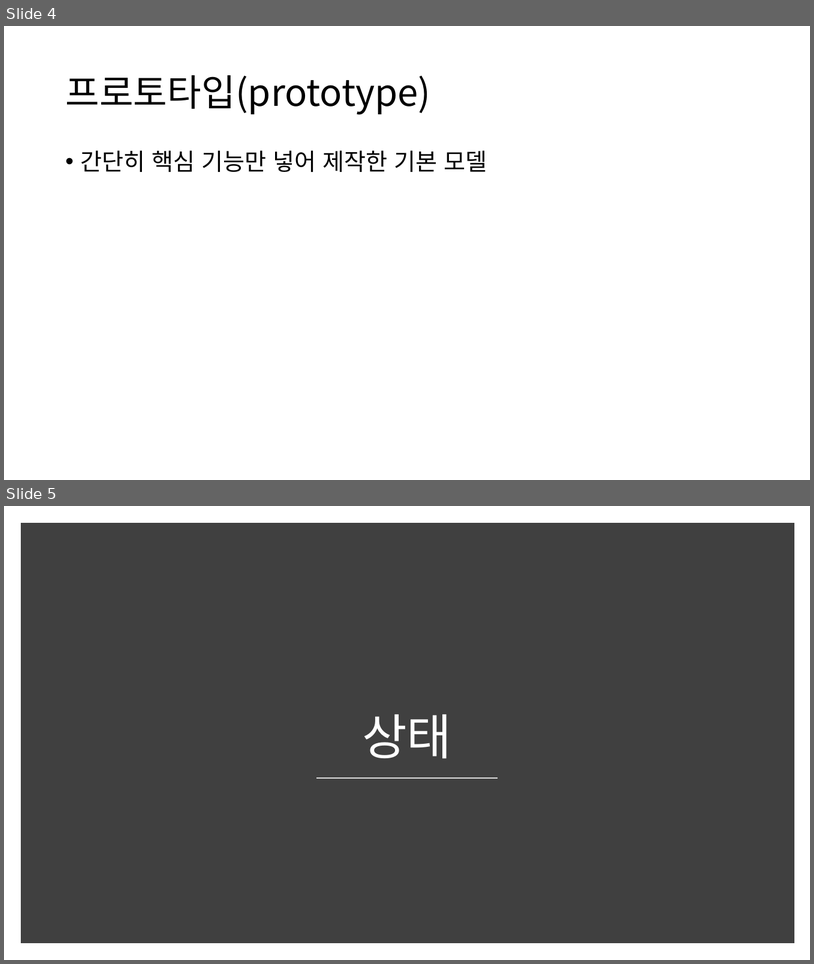
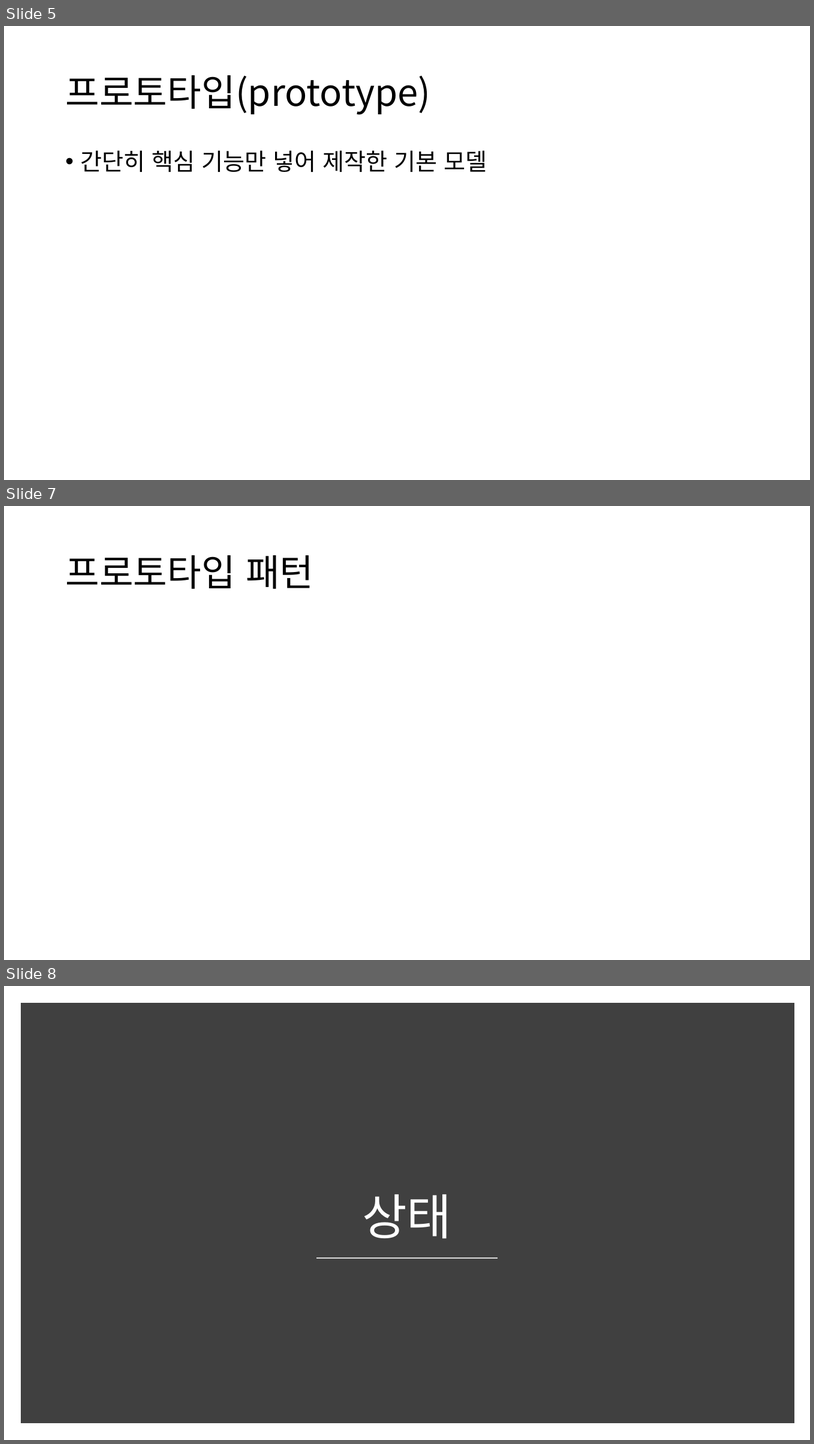
Before and after one commit to CURUMC/openglPattern, a slide deck: 게임 프로그래밍 패턴.pptx. Shown one above the other, each under a label of ours: slides 4 and 5 before the commit, slides 5, 7 and 8 after it; the slides between them are not shown. The pictures are 814x964 and 814x1444 pixels, drawn with LibreOffice and Linux fonts; fonts in the diff are those of the drawing. Boxes give left, top, right and bottom in pixels: in the first picture for what was removed or moved away, otherwise in the second. Text is boxed around its words. In the diff, an @@ line names an element or a change of style, - is before the commit and + after.

```diff
--- a/게임 프로그래밍 패턴.pptx
+++ b/게임 프로그래밍 패턴.pptx
@@ slide 7 added at box(4, 506, 810, 960), background #FFFFFF @@
@@ title added at box(65, 555, 314, 589), 44 pt, text #000000 @@
+프로토타입 패턴
@@ what was slide 4 is now slide 5 @@
@@ what was slide 5 is now slide 8 @@
```
Also in this commit, not shown: 1 slide changed, 2 other slides added.
